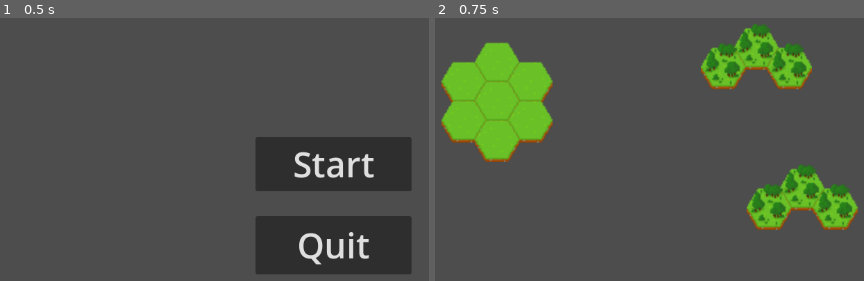
Above: before the commit, frames 1-2 (left to right).
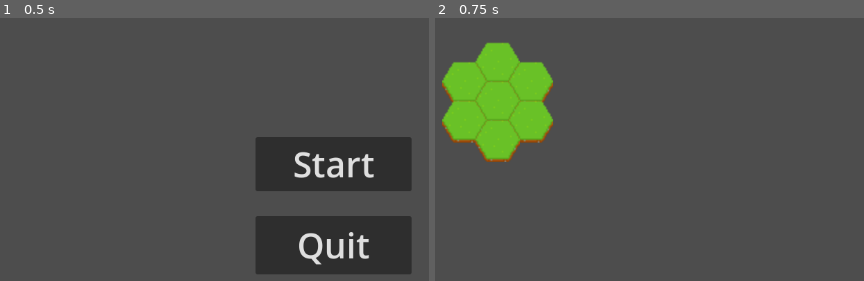
Above: after the commit, the same moments.

Repository: anarakinson/project_waifu_hexo_madness
Game: Godot game, scene res://UI/menu.tscn
Same seed, same stepped clock (60 frames per second), same inputs: the game is played once before the commit and once after it.
Inputs:
- Up to frame 1 (0.5 s): no input
- Up to frame 2 (0.75 s): click "Start" at 0.5 s

Frame 1 is identical in both runs. In frame 2, 8.3% of the frame differs, in the area x 1-99%, y 2-81%.

Commit message:
first steps

Diff:
--- a/Game/hex.gd
+++ b/Game/hex.gd
@@ -9,11 +9,12 @@
 var current_position = Vector2()
 var inside_socket = false
 var inside_hex = false
+var start_position = Vector2()
 
 
 # Called when the node enters the scene tree for the first time.
 func _ready():
-	pass # Replace with function body.
+	start_position = position
 
 
 # Called every frame. 'delta' is the elapsed time since the previous frame.
@@ -26,6 +27,7 @@
 
 func insertion(delta):
 	global_position = global_position.move_toward(current_position, 1000)
+#	global_position = current_position
 
 
 func _on_button_pressed():
@@ -51,9 +53,10 @@
 
 func _on_hex_area_area_entered(area):
 	if area.name == "SocketArea":
-		current_position = area.global_position
 		inside_socket = true
-	elif area.name == "HexArea":
+	elif area.name == "SocketCentre":
+		current_position = area.get_parent().global_position
+	elif area.name == "HexAreaCentre":
 		inside_hex = true
 
 
@@ -61,5 +64,7 @@
 func _on_hex_area_area_exited(area):
 	if area.name == "SocketArea":
 		inside_socket = false
-	elif area.name == "HexArea":
+	elif area.name == "SocketCentre":
+		pass
+	elif area.name == "HexAreaCentre":
 		inside_hex = false
--- a/Game/hex.tscn
+++ b/Game/hex.tscn
@@ -19,12 +19,16 @@
 }]
 
 [sub_resource type="CircleShape2D" id="CircleShape2D_0ghwt"]
-radius = 6.0
+radius = 7.0
+
+[sub_resource type="CircleShape2D" id="CircleShape2D_ai0w6"]
+radius = 1.0
 
 [node name="Hex" type="Node2D"]
 script = ExtResource("1_cdtya")
 
 [node name="AnimatedSprite2D" type="AnimatedSprite2D" parent="."]
+visible = false
 position = Vector2(0, -9)
 sprite_frames = SubResource("SpriteFrames_0xeuy")
 
@@ -50,6 +54,11 @@
 [node name="CollisionShape2D" type="CollisionShape2D" parent="HexArea"]
 shape = SubResource("CircleShape2D_0ghwt")
 
+[node name="HexCentre" type="Area2D" parent="."]
+
+[node name="CollisionShape2D" type="CollisionShape2D" parent="HexCentre"]
+shape = SubResource("CircleShape2D_ai0w6")
+
 [connection signal="mouse_released" from="." to="." method="_on_mouse_released"]
 [connection signal="pressed" from="Button" to="." method="_on_button_pressed"]
 [connection signal="timeout" from="Timer" to="." method="_on_timer_timeout"]
--- a/Game/hex_figure.gd
+++ b/Game/hex_figure.gd
@@ -1,22 +1,14 @@
 extends Node2D
 
 
-@onready var hex1 = $Hexes/Hex1
-@onready var hex2 = $Hexes/Hex2
-@onready var hex3 = $Hexes/Hex3
 @onready var hex_figure = $HexFigureArea
 @onready var hexes = $Hexes
 
-
-var hex1_pos = Vector2()
-var hex2_pos = Vector2()
-var hex3_pos = Vector2()
-var hexfig_pos = Vector2()
 var start_position = Vector2()
-
 var is_inserted = false
 
 
+# check if ALL tiles inside socket
 func inside_socket():
 	var out = true
 	for hex in hexes.get_children():
@@ -24,6 +16,8 @@
 	return out
 #	return (hex1.inside_socket and hex2.inside_socket and hex3.inside_socket)
 
+
+# check if ANY tile inside other tile
 func inside_hex():
 	var out = false
 	for hex in hexes.get_children():
@@ -31,6 +25,7 @@
 	return out
 #	return (hex1.inside_hex or hex2.inside_hex or hex3.inside_hex)
 
+# check if ANY tile of CURENT figure is picked up
 func is_picked_up():
 	var out = false
 	for hex in hexes.get_children():
@@ -42,53 +37,38 @@
 func insert_all(delta):
 	for hex in hexes.get_children():
 		hex.insertion(delta)
-#	hex1.insertion(delta)
-#	hex2.insertion(delta)
-#	hex3.insertion(delta)
 
 
 # Called when the node enters the scene tree for the first time.
 func _ready():
-	hex1_pos = hex_figure.position + hex1.position
-	hex2_pos = hex_figure.position + hex2.position
-	hex3_pos = hex_figure.position + hex3.position
-	hexfig_pos = hex_figure.position
+	# save start position
 	start_position = hex_figure.position
 
 
 # Called every frame. 'delta' is the elapsed time since the previous frame.
 func _process(delta):
-	if hex1.picked_up:
-		hexfig_pos = hex1.position - hex1_pos
-		is_inserted = false
-		HexfigureSingletone.emit_signal("on_picked_up")
+	if (is_picked_up()):
+		for hex in hexes.get_children():
+			if hex.picked_up:
+				hex_figure.position = hex.position - hex.start_position
+				is_inserted = false
+				HexfigureSingletone.emit_signal("on_picked_up")
+			hex.position = (hex.start_position + hex_figure.position)
 
-	elif hex2.picked_up:
-		hexfig_pos = hex2.position - hex2_pos
-		is_inserted = false
-		HexfigureSingletone.emit_signal("on_picked_up")
+#	elif (not is_picked_up() and is_inserted):
+#		insert_all(delta)
 
-	elif hex3.picked_up:
-		hexfig_pos = hex3.position - hex3_pos
-		is_inserted = false
-		HexfigureSingletone.emit_signal("on_picked_up")
+	elif (not is_picked_up() and not is_inserted):
+		if (inside_socket() and not inside_hex()):
+			is_inserted = true
+			insert_all(delta)
+		else:
+			hex_figure.position = hex_figure.position.move_toward(start_position, 5000 * delta)
+			for hex in hexes.get_children():
+				hex.position = (hex.start_position + hex_figure.position)
 
-	hex1.position = hex1_pos + hexfig_pos
-	hex2.position = hex2_pos + hexfig_pos
-	hex3.position = hex3_pos + hexfig_pos
-#	hex_figure.position = hexfig_pos
 
 #	print("hex1: ", hex1.inside_socket, " picked_up: ", hex1.picked_up)
 #	print("hex2: ", hex2.inside_socket, " picked_up: ", hex2.picked_up)
 #	print("hex3: ", hex3.inside_socket, " picked_up: ", hex3.picked_up)
 #	print("total: ", inside_socket(), " picked_up: ", is_picked_up())
-
-
-	if (not is_picked_up() and is_inserted):
-		insert_all(delta)
-	elif (not is_picked_up() and not is_inserted):
-		if (inside_socket() and not inside_hex()):
-			is_inserted = true
-			insert_all(delta)
-		else:
-			hexfig_pos = hexfig_pos.move_toward(start_position, 5000 * delta)
--- a/Game/main.gd
+++ b/Game/main.gd
@@ -13,15 +13,14 @@
 	pass
 
 func _on_picked_up():
-	for hexfig in $Hexes.get_children():
-		if hexfig.is_picked_up():
-			var new_parent = get_node("ChosenLayer")
-			hexfig.get_parent().remove_child(hexfig)
-			new_parent.add_child(hexfig)
-
+#	for hexfig in $Hexes.get_children():
+#		if hexfig.is_picked_up():
+#			$Hexes.remove_child(hexfig)
+#			$ChosenLayer.add_child(hexfig)
+	pass
 
 func _on_picked_down():
-	for hexfig in $ChosenLayer.get_children():
-		var new_parent = get_node("Hexes")
-		hexfig.get_parent().remove_child(hexfig)
-		new_parent.add_child(hexfig)
+#	for hexfig in $ChosenLayer.get_children():
+#		$ChosenLayer.remove_child(hexfig)
+#		$Hexes.add_child(hexfig)
+	pass
--- a/Game/main.tscn
+++ b/Game/main.tscn
@@ -11,15 +11,16 @@
 y_sort_enabled = true
 
 [node name="SocketFigure" parent="Sockets" instance=ExtResource("4_r2qug")]
-position = Vector2(199, 236)
+position = Vector2(200, 236)
 
 [node name="Hexes" type="Node2D" parent="."]
 y_sort_enabled = true
 
 [node name="HexFigure" parent="Hexes" instance=ExtResource("3_n646m")]
-position = Vector2(573, 159)
+position = Vector2(608, 340)
 
 [node name="HexFigure2" parent="Hexes" instance=ExtResource("3_n646m")]
-position = Vector2(639, 362)
+position = Vector2(574, 154)
 
 [node name="ChosenLayer" type="Node2D" parent="."]
+y_sort_enabled = true
--- a/Game/socket.gd
+++ b/Game/socket.gd
@@ -15,10 +15,12 @@
 	pass
 
 func _on_area_2d_area_entered(area):
-	if area.name == "HexArea":
-		is_occupied = true
+#	if area.name == "HexArea":
+#		is_occupied = true
+	pass
 
 
 func _on_socket_area_area_exited(area):
-	if area.name == "HexArea":
-		is_occupied = false
+#	if area.name == "HexArea":
+#		is_occupied = false
+	pass
--- a/Game/socket.tscn
+++ b/Game/socket.tscn
@@ -21,6 +21,9 @@
 [sub_resource type="CircleShape2D" id="CircleShape2D_jtxib"]
 radius = 7.0
 
+[sub_resource type="CircleShape2D" id="CircleShape2D_6ptb0"]
+radius = 1.0
+
 [node name="socket" type="Node2D"]
 script = ExtResource("1_4fcw5")
 
@@ -33,5 +36,10 @@
 [node name="CollisionShape2D" type="CollisionShape2D" parent="SocketArea"]
 shape = SubResource("CircleShape2D_jtxib")
 
+[node name="SocketCentre" type="Area2D" parent="."]
+
+[node name="CollisionShape2D" type="CollisionShape2D" parent="SocketCentre"]
+shape = SubResource("CircleShape2D_6ptb0")
+
 [connection signal="area_entered" from="SocketArea" to="." method="_on_area_2d_area_entered"]
 [connection signal="area_exited" from="SocketArea" to="." method="_on_socket_area_area_exited"]
--- a/Game/socket_figure.gd
+++ b/Game/socket_figure.gd
@@ -8,11 +8,4 @@
 
 # Called every frame. 'delta' is the elapsed time since the previous frame.
 func _process(delta):
-#	print("s1: ", $socket1.is_occupied)
-#	print("s2: ", $socket2.is_occupied)
-#	print("s3: ", $socket3.is_occupied)
-#	print("s4: ", $socket4.is_occupied)
-#	print("s5: ", $socket5.is_occupied)
-#	print("s6: ", $socket6.is_occupied)
-#	print("s7: ", $socket7.is_occupied)
 	pass
Not shown: 1 places in Game/hex.tscn that only renumber resources
Not shown: 1 places in Game/socket.tscn that only renumber resources
